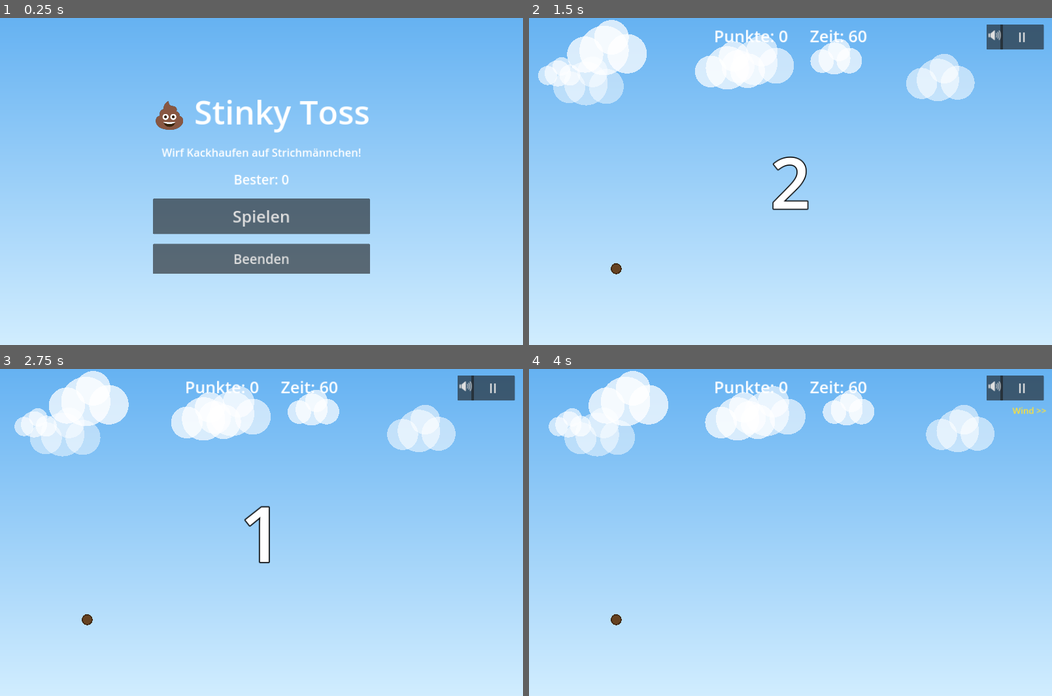
Above: before the commit, frames 1-4 (two rows, left to right).
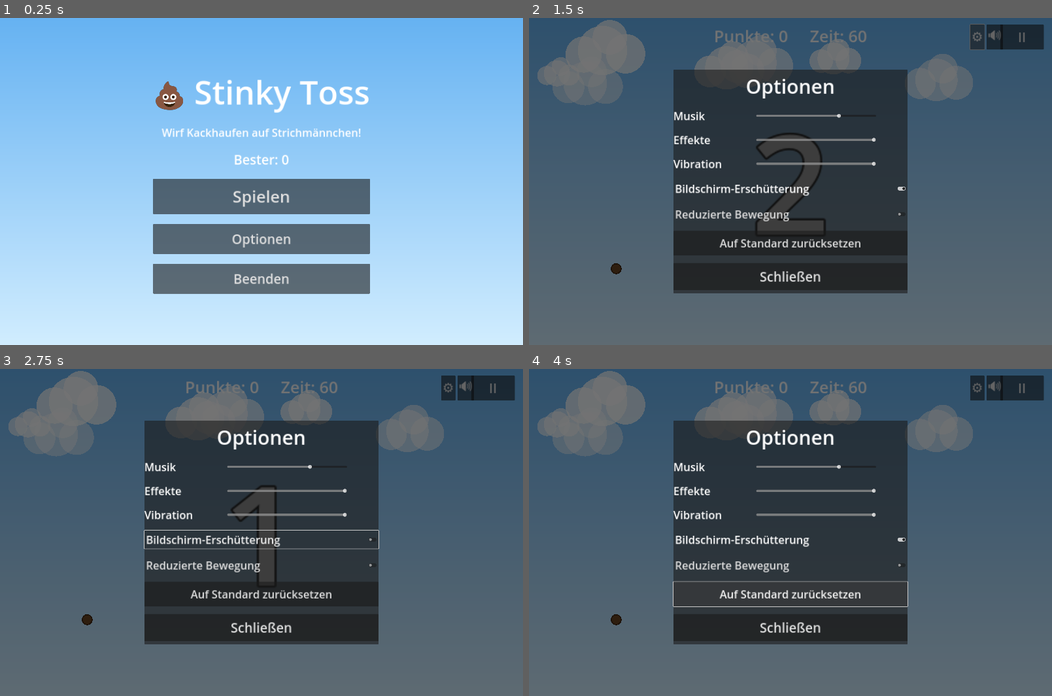
Above: after the commit, the same moments.

Repository: vCodeAI193/MrPoopsFace
Game: Godot game, scene res://scenes/MainMenu.tscn
Same seed, same stepped clock (60 frames per second), same inputs: the game is played once before the commit and once after it.
Inputs (mouse positions are in pixels of both pictures, inside the frame that each line leads up to):
- Up to frame 1 (0.25 s): no input
- Up to frame 2 (1.5 s): click "Spielen" at 0.5 s; click (978, 37) at 1.25 s, where only the run after the commit has a clickable "⚙"
- Up to frame 3 (2.75 s): click (261, 539) at 2 s, where only the run after the commit has a clickable "Bildschirm-Erschütterung"
- Up to frame 4 (4 s): click (790, 565) at 2.75 s, where only the run after the commit has a clickable "Reduzierte Bewegung"; click (790, 594) at 3.5 s, where only the run after the commit has a clickable "Auf Standard zurücksetzen"

The runs differ from the first frame. In frame 1, 12% of the frame differs, in the area x 29-71%, y 18-85%; in frame 2, 100%; in frame 3, 100%; in frame 4, 100%, in the area x 0-100%, y 0-100%.

Commit message:
Add F124/F134/F137/F142/F166/F179/F181/F183/F187 settings scene and audio foundation
- F179: New Settings overlay (scenes/Settings.tscn + scripts/Settings.gd, class SettingsOverlay) with persistent options stored in the existing ConfigFile save; instanced in MainMenu (new "Optionen" button) and Main
- F142: GameManager creates "Music" and "SFX" audio buses at startup with a light reverb on SFX; all AudioStreamPlayers (fart, splat, whoosh, click, jingle, tick, collect) now route through the SFX bus
- F137: Separate music/SFX volume sliders driving AudioServer bus volumes via apply_audio_settings()
- F134: Procedural background music loop in SoundGen.music_loop() (C-major pentatonic melody over square bass, seamless LOOP_FORWARD), played by GameManager on the Music bus, keeps playing during pause
- F181: Screen shake can be disabled; F183: reduced-motion option also disables shake, combo flash, and label pop animations
- F166: Vibration strength slider (0-1) scales Input.vibrate_handheld duration, with test pulse on change
- F187: Reset-to-defaults button restores and saves all settings
- F124: Gear button in the game HUD opens the settings overlay and pauses the round

Co-Authored-By: Claude Fable 5 <noreply@anthropic.com>
Claude-Session: https://claude.ai/code/session_01Y4LgaJYXTrxRBXMj8yC8ci

Diff:
--- a/scenes/Main.tscn
+++ b/scenes/Main.tscn
@@ -1,10 +1,11 @@
-[gd_scene load_steps=12 format=3 uid="uid://a0main0stinkytoss0"]
+[gd_scene load_steps=13 format=3 uid="uid://a0main0stinkytoss0"]
 
 [ext_resource type="Script" path="res://scripts/Main.gd" id="1_main"]
 [ext_resource type="PackedScene" uid="uid://d0player0slingshot0" path="res://scenes/Player.tscn" id="2_player"]
 [ext_resource type="PackedScene" uid="uid://c0maennchen0stick0" path="res://scenes/Maennchen.tscn" id="3_maen"]
 [ext_resource type="PackedScene" uid="uid://e0gameover0screen0" path="res://scenes/GameOver.tscn" id="4_over"]
 [ext_resource type="PackedScene" uid="uid://p0pausemenu0overlay0" path="res://scenes/PauseMenu.tscn" id="5_pause"]
+[ext_resource type="PackedScene" uid="uid://s0settings0overlay00" path="res://scenes/Settings.tscn" id="6_settings"]
 
 [sub_resource type="Gradient" id="Gradient_sky"]
 offsets = PackedFloat32Array(0, 1)
@@ -143,6 +144,16 @@
 text = "🔊"
 theme_override_font_sizes/font_size = 48
 
+[node name="SettingsButton" type="Button" parent="HUD"]
+anchor_left = 1.0
+anchor_right = 1.0
+offset_left = -300.0
+offset_top = 24.0
+offset_right = -250.0
+offset_bottom = 116.0
+text = "⚙"
+theme_override_font_sizes/font_size = 48
+
 [node name="CountdownLabel" type="Label" parent="HUD"]
 visible = false
 anchor_right = 1.0
@@ -157,4 +168,6 @@
 
 [node name="PauseMenu" parent="." instance=ExtResource("5_pause")]
 
+[node name="Settings" parent="." instance=ExtResource("6_settings")]
+
 [node name="GameOver" parent="." instance=ExtResource("4_over")]
--- a/scenes/MainMenu.tscn
+++ b/scenes/MainMenu.tscn
@@ -1,6 +1,7 @@
-[gd_scene load_steps=4 format=3 uid="uid://m0mainmenu0start0"]
+[gd_scene load_steps=5 format=3 uid="uid://m0mainmenu0start0"]
 
 [ext_resource type="Script" path="res://scripts/MainMenu.gd" id="1_menu"]
+[ext_resource type="PackedScene" uid="uid://s0settings0overlay00" path="res://scenes/Settings.tscn" id="2_settings"]
 
 [sub_resource type="Gradient" id="Gradient_menu"]
 offsets = PackedFloat32Array(0, 1)
@@ -56,7 +57,14 @@
 text = "Spielen"
 theme_override_font_sizes/font_size = 60
 
+[node name="OptionsButton" type="Button" parent="Center/VBox"]
+custom_minimum_size = Vector2(0, 110)
+text = "Optionen"
+theme_override_font_sizes/font_size = 48
+
 [node name="QuitButton" type="Button" parent="Center/VBox"]
 custom_minimum_size = Vector2(0, 110)
 text = "Beenden"
 theme_override_font_sizes/font_size = 48
+
+[node name="Settings" parent="." instance=ExtResource("2_settings")]
--- /dev/null
+++ b/scenes/Settings.tscn
@@ -0,0 +1,93 @@
+[gd_scene load_steps=2 format=3 uid="uid://s0settings0overlay00"]
+
+[ext_resource type="Script" path="res://scripts/Settings.gd" id="1_settings"]
+
+[node name="Settings" type="CanvasLayer"]
+layer = 11
+process_mode = 3
+script = ExtResource("1_settings")
+
+[node name="Dim" type="ColorRect" parent="."]
+anchor_right = 1.0
+anchor_bottom = 1.0
+color = Color(0, 0, 0, 0.55)
+
+[node name="Center" type="CenterContainer" parent="."]
+anchor_right = 1.0
+anchor_bottom = 1.0
+
+[node name="Panel" type="PanelContainer" parent="Center"]
+custom_minimum_size = Vector2(860, 820)
+
+[node name="VBox" type="VBoxContainer" parent="Center/Panel"]
+theme_override_constants/separation = 28
+alignment = 1
+
+[node name="Title" type="Label" parent="Center/Panel/VBox"]
+text = "Optionen"
+horizontal_alignment = 1
+theme_override_font_sizes/font_size = 72
+
+[node name="MusicRow" type="HBoxContainer" parent="Center/Panel/VBox"]
+theme_override_constants/separation = 24
+
+[node name="MusicLabel" type="Label" parent="Center/Panel/VBox/MusicRow"]
+custom_minimum_size = Vector2(280, 0)
+text = "Musik"
+theme_override_font_sizes/font_size = 40
+
+[node name="MusicSlider" type="HSlider" parent="Center/Panel/VBox/MusicRow"]
+custom_minimum_size = Vector2(440, 60)
+size_flags_vertical = 4
+max_value = 1.0
+step = 0.05
+value = 0.7
+
+[node name="SfxRow" type="HBoxContainer" parent="Center/Panel/VBox"]
+theme_override_constants/separation = 24
+
+[node name="SfxLabel" type="Label" parent="Center/Panel/VBox/SfxRow"]
+custom_minimum_size = Vector2(280, 0)
+text = "Effekte"
+theme_override_font_sizes/font_size = 40
+
+[node name="SfxSlider" type="HSlider" parent="Center/Panel/VBox/SfxRow"]
+custom_minimum_size = Vector2(440, 60)
+size_flags_vertical = 4
+max_value = 1.0
+step = 0.05
+value = 1.0
+
+[node name="VibrationRow" type="HBoxContainer" parent="Center/Panel/VBox"]
+theme_override_constants/separation = 24
+
+[node name="VibrationLabel" type="Label" parent="Center/Panel/VBox/VibrationRow"]
+custom_minimum_size = Vector2(280, 0)
+text = "Vibration"
+theme_override_font_sizes/font_size = 40
+
+[node name="VibrationSlider" type="HSlider" parent="Center/Panel/VBox/VibrationRow"]
+custom_minimum_size = Vector2(440, 60)
+size_flags_vertical = 4
+max_value = 1.0
+step = 0.05
+value = 1.0
+
+[node name="ShakeCheck" type="CheckButton" parent="Center/Panel/VBox"]
+button_pressed = true
+text = "Bildschirm-Erschütterung"
+theme_override_font_sizes/font_size = 40
+
+[node name="MotionCheck" type="CheckButton" parent="Center/Panel/VBox"]
+text = "Reduzierte Bewegung"
+theme_override_font_sizes/font_size = 40
+
+[node name="ResetButton" type="Button" parent="Center/Panel/VBox"]
+custom_minimum_size = Vector2(0, 90)
+text = "Auf Standard zurücksetzen"
+theme_override_font_sizes/font_size = 40
+
+[node name="CloseButton" type="Button" parent="Center/Panel/VBox"]
+custom_minimum_size = Vector2(0, 100)
+text = "Schließen"
+theme_override_font_sizes/font_size = 48
--- a/scripts/GameManager.gd
+++ b/scripts/GameManager.gd
@@ -62,9 +62,21 @@
 var game_mode: String = "normal"               ## "normal", "practice" (F085), "hard" (F089)
 var difficulty: String = "medium"              ## "easy", "medium", "hard" (F089)
 
+# --- Optionen (F179, F137, F181, F183, F166) ---
+var music_volume: float = 0.7                  ## Musiklautstärke 0..1 (F137)
+var sfx_volume: float = 1.0                    ## Effektlautstärke 0..1 (F137)
+var screen_shake_enabled: bool = true          ## Bildschirm-Erschütterung an/aus (F181)
+var reduced_motion: bool = false               ## Reduzierte Bewegung (F183)
+var vibration_strength: float = 1.0            ## Vibrationsstärke 0..1 (F166)
+
+var _music_player: AudioStreamPlayer           ## Spielt den Hintergrund-Loop (F134)
+
 
 func _ready() -> void:
+	_setup_audio_buses()
 	_load_game()
+	apply_audio_settings()
+	_start_music()
 
 
 func _process(delta: float) -> void:
@@ -222,18 +234,84 @@
 	_save_game()
 
 
-## Speichert den Spielstand persistent (F195).
+## Speichert den Spielstand persistent (F195), inkl. Optionen (F179).
 func _save_game() -> void:
 	var cfg: ConfigFile = ConfigFile.new()
 	cfg.set_value("scores", "highscores", highscores)
+	cfg.set_value("settings", "music_volume", music_volume)
+	cfg.set_value("settings", "sfx_volume", sfx_volume)
+	cfg.set_value("settings", "screen_shake_enabled", screen_shake_enabled)
+	cfg.set_value("settings", "reduced_motion", reduced_motion)
+	cfg.set_value("settings", "vibration_strength", vibration_strength)
 	cfg.save(SAVE_PATH)
 
 
-## Lädt den Spielstand, falls vorhanden (F195).
+## Lädt den Spielstand, falls vorhanden (F195), inkl. Optionen (F179).
 func _load_game() -> void:
 	var cfg: ConfigFile = ConfigFile.new()
 	if cfg.load(SAVE_PATH) == OK:
 		highscores = cfg.get_value("scores", "highscores", [])
+		music_volume = cfg.get_value("settings", "music_volume", 0.7)
+		sfx_volume = cfg.get_value("settings", "sfx_volume", 1.0)
+		screen_shake_enabled = cfg.get_value("settings", "screen_shake_enabled", true)
+		reduced_motion = cfg.get_value("settings", "reduced_motion", false)
+		vibration_strength = cfg.get_value("settings", "vibration_strength", 1.0)
+
+
+# --- Audio-Setup & Optionen (F134, F137, F142, F179, F187) ---
+
+## Legt die Audio-Busse "Music" und "SFX" an, mit leichtem Hall auf SFX (F142).
+func _setup_audio_buses() -> void:
+	for bus_name in ["Music", "SFX"]:
+		if AudioServer.get_bus_index(bus_name) == -1:
+			var idx: int = AudioServer.bus_count
+			AudioServer.add_bus(idx)
+			AudioServer.set_bus_name(idx, bus_name)
+			AudioServer.set_bus_send(idx, "Master")
+	# Leichter Raumhall auf den Effekten (F142)
+	var sfx_idx: int = AudioServer.get_bus_index("SFX")
+	if AudioServer.get_bus_effect_count(sfx_idx) == 0:
+		var reverb: AudioEffectReverb = AudioEffectReverb.new()
+		reverb.wet = 0.12
+		reverb.room_size = 0.4
+		AudioServer.add_bus_effect(sfx_idx, reverb)
+
+
+## Überträgt die Lautstärke-Einstellungen auf die Audio-Busse (F137).
+func apply_audio_settings() -> void:
+	var music_idx: int = AudioServer.get_bus_index("Music")
+	var sfx_idx: int = AudioServer.get_bus_index("SFX")
+	AudioServer.set_bus_volume_db(music_idx, linear_to_db(maxf(music_volume, 0.001)))
+	AudioServer.set_bus_mute(music_idx, music_volume <= 0.0)
+	AudioServer.set_bus_volume_db(sfx_idx, linear_to_db(maxf(sfx_volume, 0.001)))
+	AudioServer.set_bus_mute(sfx_idx, sfx_volume <= 0.0)
+
+
+## Startet den prozeduralen Hintergrundmusik-Loop (F134).
+## Läuft auch während der Pause weiter.
+func _start_music() -> void:
+	_music_player = AudioStreamPlayer.new()
+	_music_player.bus = "Music"
+	_music_player.process_mode = Node.PROCESS_MODE_ALWAYS
+	_music_player.stream = SoundGen.music_loop()
+	add_child(_music_player)
+	_music_player.play()
+
+
+## Speichert die aktuellen Optionen (F179).
+func save_settings() -> void:
+	_save_game()
+
+
+## Setzt alle Optionen auf die Standardwerte zurück (F187).
+func reset_settings() -> void:
+	music_volume = 0.7
+	sfx_volume = 1.0
+	screen_shake_enabled = true
+	reduced_motion = false
+	vibration_strength = 1.0
+	apply_audio_settings()
+	_save_game()
 
 
 ## Aktiviert den Combo-Schutz für duration Sekunden (F049).
--- a/scripts/Maennchen.gd
+++ b/scripts/Maennchen.gd
@@ -47,7 +47,8 @@
 	_base_y = position.y
 	# Treffer-Erkennung: der Kackhaufen (RigidBody2D) löst body_entered aus
 	body_entered.connect(_on_body_entered)
-	# Zufällige Furz-Variante zuweisen (F131)
+	# Zufällige Furz-Variante zuweisen (F131), über den SFX-Bus (F137/F142)
+	_fart_player.bus = "SFX"
 	_fart_player.stream = SoundGen.fart(randi() % 5)
 	queue_redraw()
 
@@ -164,8 +165,9 @@
 	# Stink-Wölkchen aufsteigen lassen (F148)
 	_spawn_stink_cloud()
 
-	# Haptisches Feedback auf Android (F157); am Desktop wirkungslos
-	Input.vibrate_handheld(60)
+	# Haptisches Feedback auf Android (F157), Stärke einstellbar (F166)
+	if GameManager.vibration_strength > 0.0:
+		Input.vibrate_handheld(int(60 * GameManager.vibration_strength))
 
 	# Zufälliger Power-Up-Drop (F041/F044/F052 – 15% Chance)
 	if randf() < 0.15:
--- a/scripts/Main.gd
+++ b/scripts/Main.gd
@@ -41,6 +41,8 @@
 @onready var _streak_label: Label = $HUD/TopBar/StreakLabel
 @onready var _ammo_label: Label = $HUD/TopBar/AmmoLabel
 @onready var _pause_menu: PauseMenu = $PauseMenu
+@onready var _settings: SettingsOverlay = $Settings
+@onready var _settings_button: Button = $HUD/SettingsButton
 @onready var _camera: Camera2D = $Camera2D
 
 # Audio Players (F135, F136, F138, F140)
@@ -88,14 +90,16 @@
 	_pause_button.pressed.connect(_on_pause_pressed)
 	# Stummschalt-Knopf verbinden (F140)
 	_mute_button.pressed.connect(_on_mute_pressed)
-
-	# Audio-Player erstellen (F135, F136, F138)
+	# Optionen-Knopf verbinden (F124): öffnet die Einstellungen und pausiert
+	_settings_button.pressed.connect(func() -> void: _settings.show_settings(true))
+
+	# Audio-Player erstellen (F135, F136, F138); alle auf den SFX-Bus (F137/F142)
 	_combo_jingle_player = AudioStreamPlayer.new()
 	_ui_click_player = AudioStreamPlayer.new()
 	_countdown_tick_player = AudioStreamPlayer.new()
-	add_child(_combo_jingle_player)
-	add_child(_ui_click_player)
-	add_child(_countdown_tick_player)
+	for p in [_combo_jingle_player, _ui_click_player, _countdown_tick_player]:
+		p.bus = "SFX"
+		add_child(p)
 
 	# Spawn-Timer einrichten (wird erst nach dem Countdown gestartet)
 	_spawn_timer.wait_time = spawn_rate
@@ -214,7 +218,10 @@
 
 
 ## Reagiert auf einen Treffer mit einer Kamera-Erschütterung (F144).
+## Abschaltbar in den Optionen (F181); bei reduzierter Bewegung aus (F183).
 func _on_hit_registered(_points: int) -> void:
+	if not GameManager.screen_shake_enabled or GameManager.reduced_motion:
+		return
 	_shake_strength = minf(_shake_strength + shake_per_hit, shake_max)
 
 
@@ -312,7 +319,10 @@
 
 
 ## Kurzes weißes Aufblitzen des Bildschirms (F149).
+## Bei reduzierter Bewegung deaktiviert (F183).
 func _flash_screen() -> void:
+	if GameManager.reduced_motion:
+		return
 	_flash_rect.color = Color(1, 1, 1, 0.3)
 	var tween: Tween = create_tween()
 	tween.tween_property(_flash_rect, "color:a", 0.0, 0.35)
@@ -369,7 +379,11 @@
 
 ## Kleiner "Pop"-Effekt: Element kurz vergrößern und auf Normalgröße zurückfedern.
 ## Mit pivot < 0 wird der Drehpunkt automatisch in die Elementmitte gelegt.
+## Bei reduzierter Bewegung entfällt die Skalier-Animation (F183).
 func _pop_label(label: Control, from_scale: float, pivot: Vector2 = Vector2(-1, -1)) -> void:
+	if GameManager.reduced_motion:
+		label.scale = Vector2.ONE
+		return
 	label.pivot_offset = label.size * 0.5 if pivot.x < 0.0 else pivot
 	label.scale = Vector2(from_scale, from_scale)
 	var tween: Tween = create_tween()
--- a/scripts/MainMenu.gd
+++ b/scripts/MainMenu.gd
@@ -3,19 +3,23 @@
 ## Zeigt zusätzlich den aktuellen Highscore an. UI-Klick-Sounds (F136).
 
 @onready var _start_button: Button = $Center/VBox/StartButton
+@onready var _options_button: Button = $Center/VBox/OptionsButton
 @onready var _quit_button: Button = $Center/VBox/QuitButton
 @onready var _highscore_label: Label = $Center/VBox/HighscoreLabel
+@onready var _settings: SettingsOverlay = $Settings
 
 var _ui_click_player: AudioStreamPlayer
 
 
 func _ready() -> void:
 	_start_button.pressed.connect(_on_start_pressed)
+	_options_button.pressed.connect(_on_options_pressed)
 	_quit_button.pressed.connect(_on_quit_pressed)
 	_highscore_label.text = "Bester: %d" % GameManager.get_high_score()
 
 	# Audio-Player für UI-Klicks (F136)
 	_ui_click_player = AudioStreamPlayer.new()
+	_ui_click_player.bus = "SFX"
 	add_child(_ui_click_player)
 
 
@@ -23,6 +27,12 @@
 func _on_start_pressed() -> void:
 	_play_click_sound()
 	get_tree().change_scene_to_file("res://scenes/Main.tscn")
+
+
+## Öffnet die Optionen (F179).
+func _on_options_pressed() -> void:
+	_play_click_sound()
+	_settings.show_settings()
 
 
 ## Beendet das Spiel.
--- a/scripts/PauseMenu.gd
+++ b/scripts/PauseMenu.gd
@@ -17,8 +17,9 @@
 	_restart_button.pressed.connect(_on_restart_pressed)
 	_menu_button.pressed.connect(_on_menu_pressed)
 
-	# Audio-Player für UI-Klicks (F136)
+	# Audio-Player für UI-Klicks (F136), über den SFX-Bus (F137/F142)
 	_ui_click_player = AudioStreamPlayer.new()
+	_ui_click_player.bus = "SFX"
 	add_child(_ui_click_player)
 
 
--- a/scripts/Player.gd
+++ b/scripts/Player.gd
@@ -36,7 +36,8 @@
 
 func _ready() -> void:
 	add_to_group("player")
-	# Wurf-Whoosh prozedural erzeugen (F132)
+	# Wurf-Whoosh prozedural erzeugen (F132), über den SFX-Bus (F137/F142)
+	_whoosh_player.bus = "SFX"
 	_whoosh_player.stream = SoundGen.whoosh()
 	# Auf Combo-Änderungen reagieren, um die Aura zu steuern (F146)
 	GameManager.combo_changed.connect(_on_combo_changed)
--- a/scripts/PowerUp.gd
+++ b/scripts/PowerUp.gd
@@ -16,6 +16,7 @@
 
 
 func _ready() -> void:
+	_collect_player.bus = "SFX"  # F137/F142
 	_collect_player.stream = SoundGen.whoosh()
 	add_to_group("powerup")
 	queue_redraw()
--- a/scripts/Projectile.gd
+++ b/scripts/Projectile.gd
@@ -28,7 +28,8 @@
 	physics_material_override = PhysicsMaterial.new()
 	physics_material_override.bounce = 0.45
 	physics_material_override.friction = 0.3
-	# Platsch-Sound prozedural erzeugen (F133)
+	# Platsch-Sound prozedural erzeugen (F133), über den SFX-Bus (F137/F142)
+	_splat_player.bus = "SFX"
 	_splat_player.stream = SoundGen.splat()
 	body_entered.connect(_on_body_entered)
 	# Sicherstellen, dass der Haufen gezeichnet wird
--- /dev/null
+++ b/scripts/Settings.gd
@@ -0,0 +1,106 @@
+class_name SettingsOverlay
+extends CanvasLayer
+## Settings – Options-Overlay mit persistenten Einstellungen (F179).
+## Lautstärkeregler für Musik/Effekte (F137), Screen-Shake-Schalter (F181),
+## Reduzierte-Bewegung-Option (F183), Vibrationsstärke (F166) und
+## Reset-auf-Standard (F187). Läuft im Modus ALWAYS, damit es auch
+## während der Spielpause bedienbar bleibt.
+
+@onready var _music_slider: HSlider = $Center/Panel/VBox/MusicRow/MusicSlider
+@onready var _sfx_slider: HSlider = $Center/Panel/VBox/SfxRow/SfxSlider
+@onready var _vibration_slider: HSlider = $Center/Panel/VBox/VibrationRow/VibrationSlider
+@onready var _shake_check: CheckButton = $Center/Panel/VBox/ShakeCheck
+@onready var _motion_check: CheckButton = $Center/Panel/VBox/MotionCheck
+@onready var _reset_button: Button = $Center/Panel/VBox/ResetButton
+@onready var _close_button: Button = $Center/Panel/VBox/CloseButton
+
+var _ui_click_player: AudioStreamPlayer
+var _paused_by_settings: bool = false          ## Hat dieses Overlay die Pause ausgelöst?
+
+
+func _ready() -> void:
+	visible = false
+	_music_slider.value_changed.connect(_on_music_changed)
+	_sfx_slider.value_changed.connect(_on_sfx_changed)
+	_vibration_slider.value_changed.connect(_on_vibration_changed)
+	_shake_check.toggled.connect(_on_shake_toggled)
+	_motion_check.toggled.connect(_on_motion_toggled)
+	_reset_button.pressed.connect(_on_reset_pressed)
+	_close_button.pressed.connect(_on_close_pressed)
+
+	# Audio-Player für UI-Klicks (F136)
+	_ui_click_player = AudioStreamPlayer.new()
+	_ui_click_player.bus = "SFX"
+	add_child(_ui_click_player)
+
+
+## Öffnet das Overlay; pause=true hält währenddessen das Spiel an (F124).
+func show_settings(pause: bool = false) -> void:
+	_sync_from_settings()
+	if pause and not get_tree().paused:
+		get_tree().paused = true
+		_paused_by_settings = true
+	visible = true
+
+
+## Überträgt die gespeicherten Werte auf die Bedienelemente.
+func _sync_from_settings() -> void:
+	_music_slider.set_value_no_signal(GameManager.music_volume)
+	_sfx_slider.set_value_no_signal(GameManager.sfx_volume)
+	_vibration_slider.set_value_no_signal(GameManager.vibration_strength)
+	_shake_check.set_pressed_no_signal(GameManager.screen_shake_enabled)
+	_motion_check.set_pressed_no_signal(GameManager.reduced_motion)
+
+
+func _on_music_changed(value: float) -> void:
+	GameManager.music_volume = value
+	GameManager.apply_audio_settings()
+	GameManager.save_settings()
+
+
+func _on_sfx_changed(value: float) -> void:
+	GameManager.sfx_volume = value
+	GameManager.apply_audio_settings()
+	GameManager.save_settings()
+	_play_click_sound()                          # direkt hörbares Feedback
+
+
+func _on_vibration_changed(value: float) -> void:
+	GameManager.vibration_strength = value
+	GameManager.save_settings()
+	# Probe-Vibration als Feedback (F166)
+	if value > 0.0:
+		Input.vibrate_handheld(int(60 * value))
+
+
+func _on_shake_toggled(pressed: bool) -> void:
+	GameManager.screen_shake_enabled = pressed
+	GameManager.save_settings()
+	_play_click_sound()
+
+
+func _on_motion_toggled(pressed: bool) -> void:
+	GameManager.reduced_motion = pressed
+	GameManager.save_settings()
+	_play_click_sound()
+
+
+## Setzt alle Optionen zurück und aktualisiert die Anzeige (F187).
+func _on_reset_pressed() -> void:
+	_play_click_sound()
+	GameManager.reset_settings()
+	_sync_from_settings()
+
+
+func _on_close_pressed() -> void:
+	_play_click_sound()
+	if _paused_by_settings:
+		get_tree().paused = false
+		_paused_by_settings = false
+	visible = false
+
+
+## Gibt den UI-Klick-Sound aus (F136)
+func _play_click_sound() -> void:
+	_ui_click_player.stream = SoundGen.click()
+	_ui_click_player.play()
--- a/scripts/SoundGen.gd
+++ b/scripts/SoundGen.gd
@@ -97,6 +97,39 @@
 	return _make_stream(samples)
 
 
+## Hintergrundmusik – fröhlicher, nahtlos loopender 4-Sekunden-Groove (F134).
+## Achtelnoten-Melodie in C-Dur-Pentatonik über einem einfachen Bass.
+static func music_loop() -> AudioStreamWAV:
+	const STEP: float = 0.25                       # Achtelnote bei 120 BPM
+	# 16 Achtel Melodie (C-Dur-Pentatonik, endet zum Loop passend)
+	var melody: Array = [
+		523.0, 659.0, 784.0, 659.0, 880.0, 784.0, 659.0, 523.0,
+		587.0, 659.0, 784.0, 880.0, 784.0, 659.0, 587.0, 523.0,
+	]
+	# 8 Viertel Bass (C – G – A – F Kadenz)
+	var bass: Array = [131.0, 131.0, 98.0, 98.0, 110.0, 110.0, 87.0, 98.0]
+	var n: int = int(MIX_RATE * STEP * melody.size())
+	var samples: PackedFloat32Array = PackedFloat32Array()
+	samples.resize(n)
+	for i in n:
+		var t: float = float(i) / MIX_RATE
+		var step_idx: int = int(t / STEP) % melody.size()
+		var t_in_step: float = fmod(t, STEP)
+		# Melodie: Sinuston mit weichem Anschlag und Ausklang pro Note
+		var env: float = clampf(t_in_step / 0.015, 0.0, 1.0) * (1.0 - t_in_step / STEP * 0.55)
+		var mel: float = sin(TAU * melody[step_idx] * t) * 0.16 * env
+		# Bass: leiser Rechteckton pro Viertelnote
+		var bass_idx: int = int(t / (STEP * 2.0)) % bass.size()
+		var square: float = 1.0 if fmod(bass[bass_idx] * t, 1.0) < 0.5 else -1.0
+		var bs: float = square * 0.07
+		samples[i] = clampf(mel + bs, -1.0, 1.0)
+	var stream: AudioStreamWAV = _make_stream(samples)
+	stream.loop_mode = AudioStreamWAV.LOOP_FORWARD
+	stream.loop_begin = 0
+	stream.loop_end = n
+	return stream
+
+
 ## Countdown-Tick – kurzer, prägnanter Ton (F138)
 static func countdown_tick() -> AudioStreamWAV:
 	var duration: float = 0.12
Not shown, changed: BACKLOG.md
